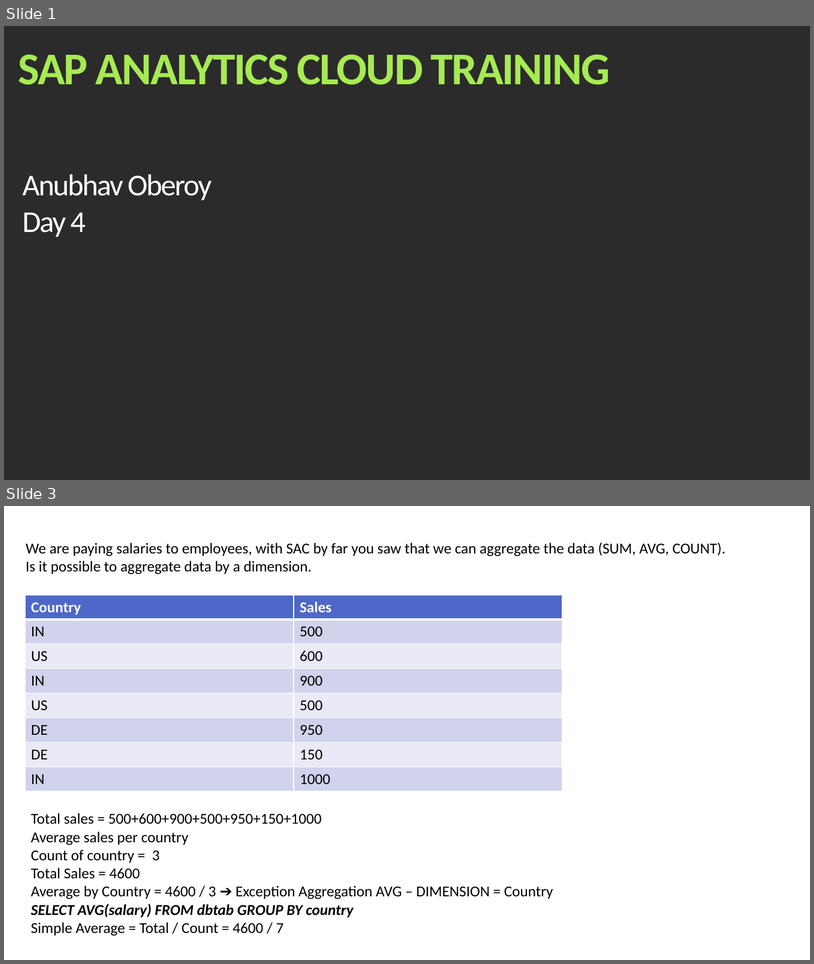
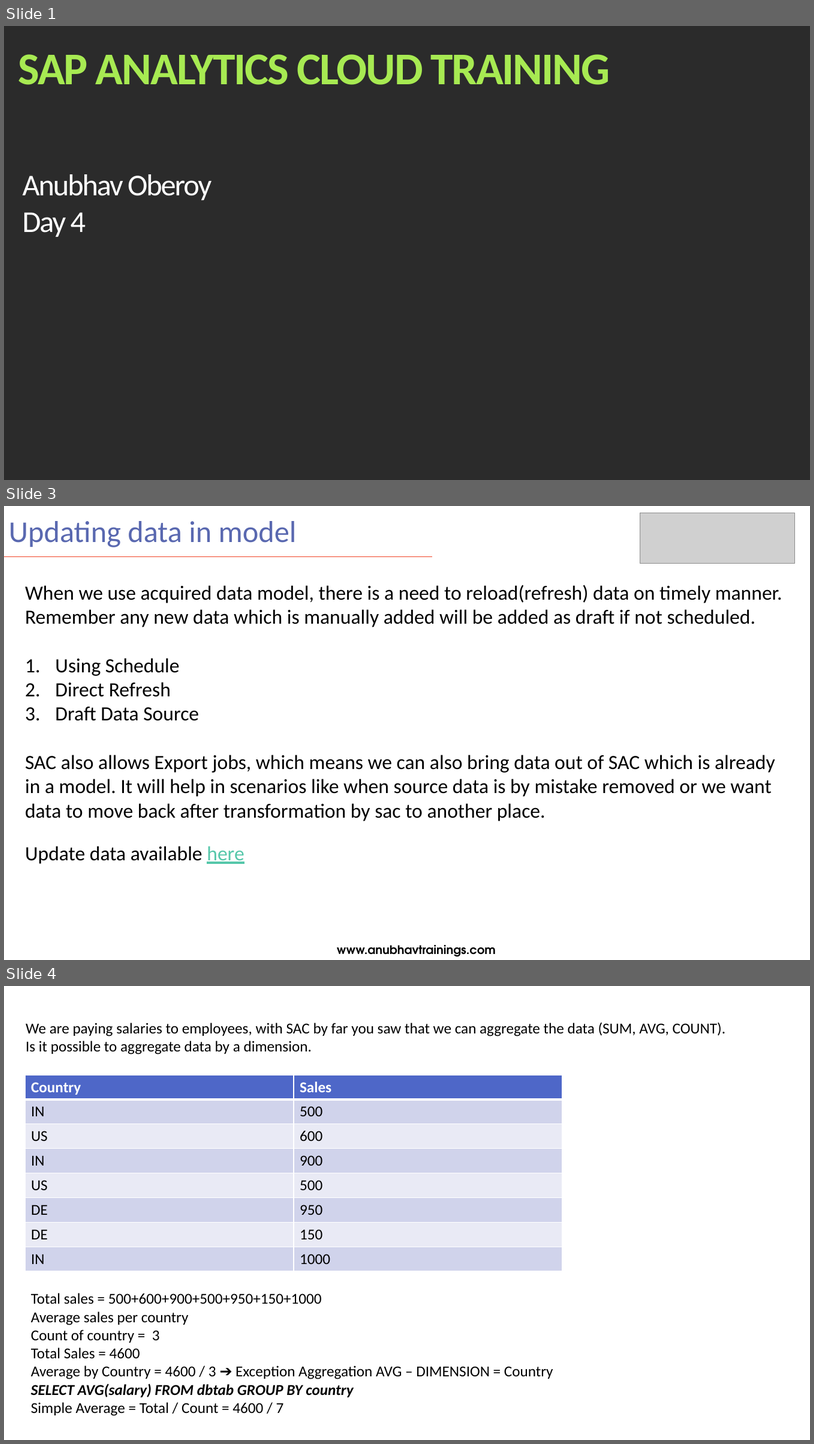
Before and after one commit to soyuztechnologies/SAC_merckgroup, a slide deck: day 4/SAC_Training Day 4.pptx. Shown one above the other, each under a label of ours: slides 1 and 3 before the commit, slides 1, 3 and 4 after it; the slides between them are not shown. The pictures are 814x964 and 814x1444 pixels, drawn with LibreOffice and Linux fonts; fonts in the diff are those of the drawing; grey boxes stand for pictures; background and template pictures are left out; a plain dark background stands for a picture behind light text. Boxes give left, top, right and bottom in pixels: in the first picture for what was removed or moved away, otherwise in the second. Text is boxed around its words. In the diff, an @@ line names an element or a change of style, - is before the commit and + after.

Commit message:
Auto-updater Bot Study material SAC_merckgroup

```diff
--- a/day 4/SAC_Training Day 4.pptx
+++ b/day 4/SAC_Training Day 4.pptx
@@ slide 3 added at (4,506,810,960), background #FFFFFF @@
@@ title added at (9,521,297,547), 36 pt, text #5968B0 @@
+Updating data in model
@@ picture added at (641,513,795,564) @@
@@ line added from (4, 557) to (433, 557), #F14124 1 pt @@
@@ text added at (25,585,783,821), 24 pt, text #000000 @@
+When we use acquired data model, there is a need to reload(refresh) data on timely manner. Remember any new data which is manually added will be added as draft if not scheduled.
+1. Using Schedule
+2. Direct Refresh
+3. Draft Data Source
+SAC also allows Export jobs, which means we can also bring data out of SAC which is already in a model. It will help in scenarios like when source data is by mistake removed or we want data to move back after transformation by sac to another place.
@@ text added at (25,846,244,864), 24 pt, text #000000 @@
+Update data available here
@@ text added at (337,945,496,957), 14 pt, text #000000, bold @@
+www.anubhavtrainings.com
@@ what was slide 3 is now slide 4 @@
```
Also in this commit, not shown: 1 slide changed, 4 slides removed, 13 other files.
